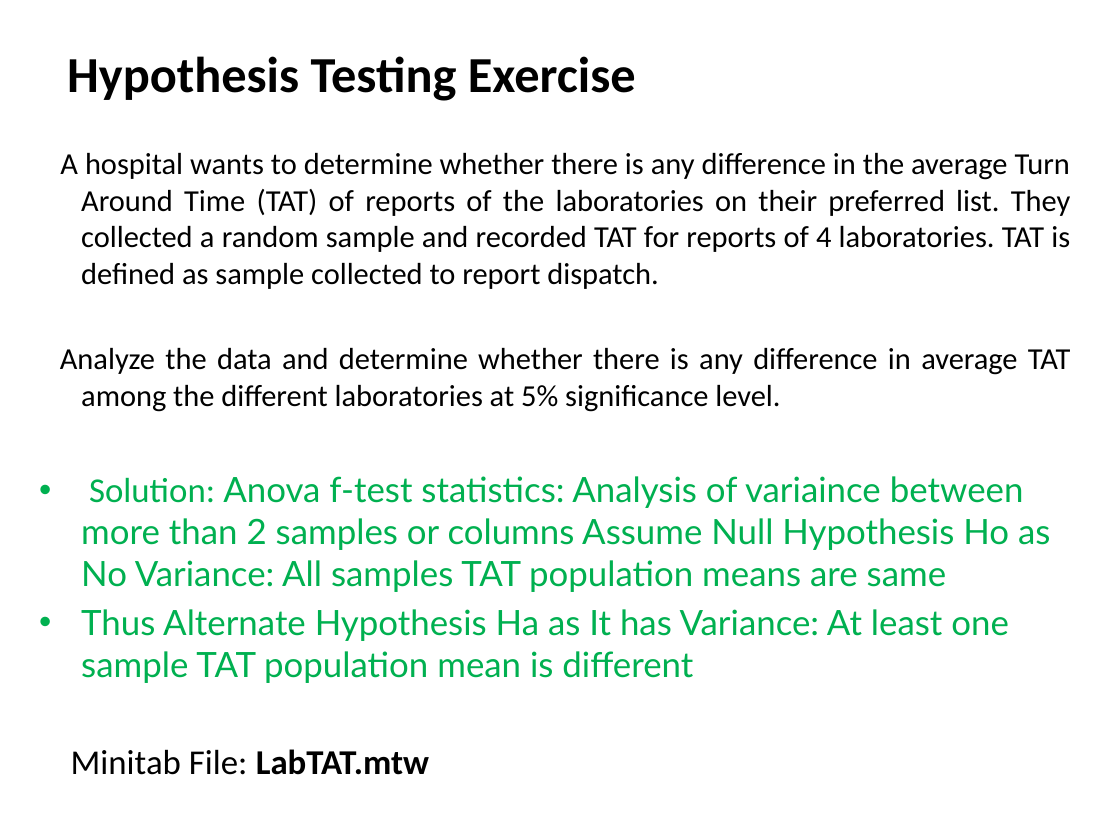
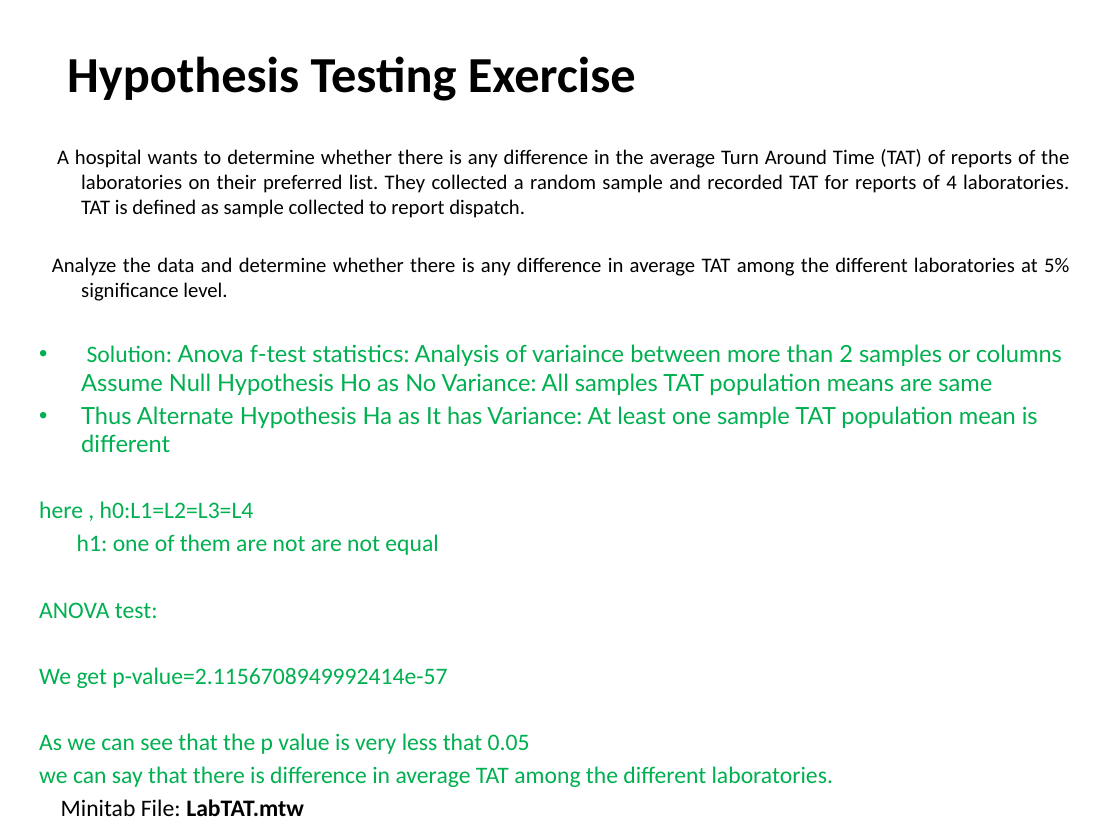
Before and after one commit to Apoorva023/Excelr-Assignment, a slide deck: slide 2 of Hypothesis testing/Hypothesis_Testing_Assignment.pptx. Drawn at 1120x840 pixels with LibreOffice and Linux fonts; fonts in the diff are those of the drawing. Boxes give left, top, right and bottom in pixels: in the first picture for what was removed or moved away, otherwise in the second. Text is boxed around its words. In the diff, an @@ line names an element or a change of style, - is before the commit and + after.

```diff
--- a/Hypothesis testing/Hypothesis_Testing_Assignment.pptx
+++ b/Hypothesis testing/Hypothesis_Testing_Assignment.pptx
@@ text at box(52, 149, 1069, 816): size 19.6 to 13.3 pt in "A hospital wants to determine whether there ...", "Analyze the data and determine whether there ..."; size 22.4 to 15.2 pt in "Solution: Anova f-test statistics: Analysis of variaince ...", "Thus Alternate Hypothesis Ha as It has ...", "Minitab File: LabTAT.mtw"; less space between paragraphs @@
@@ text at box(39, 501, 833, 787): paragraphs added @@
+here , h0:L1=L2=L3=L4
+h1: one of them are not are not equal
+ANOVA test:
+We get p-value=2.1156708949992414e-57
+As we can see that the p value is very less that 0.05
+we can say that there is difference in average TAT among the different laboratories.
```
Also in this commit, not shown: 2 other slides changed, 1 slide added.
